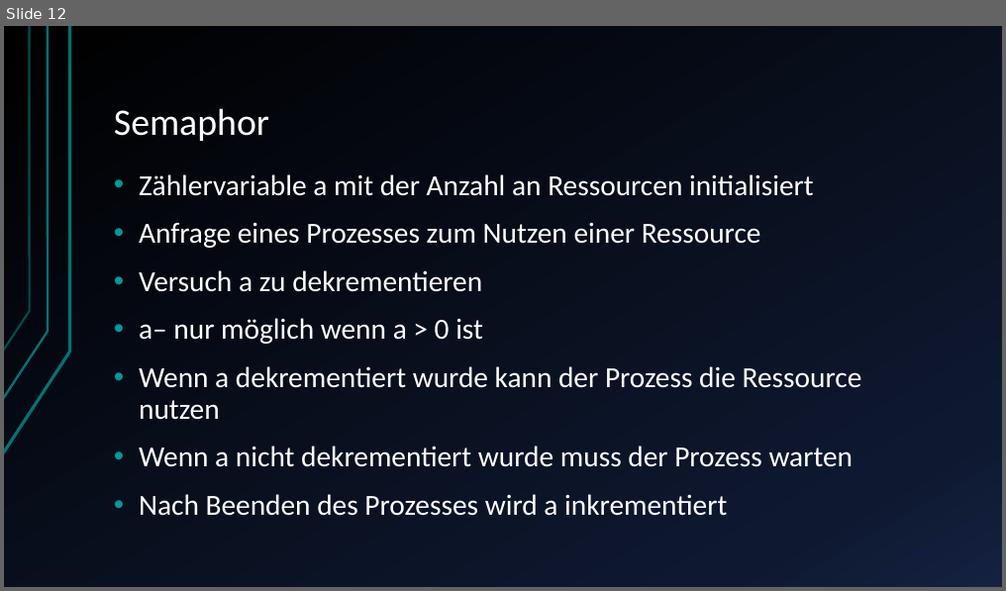
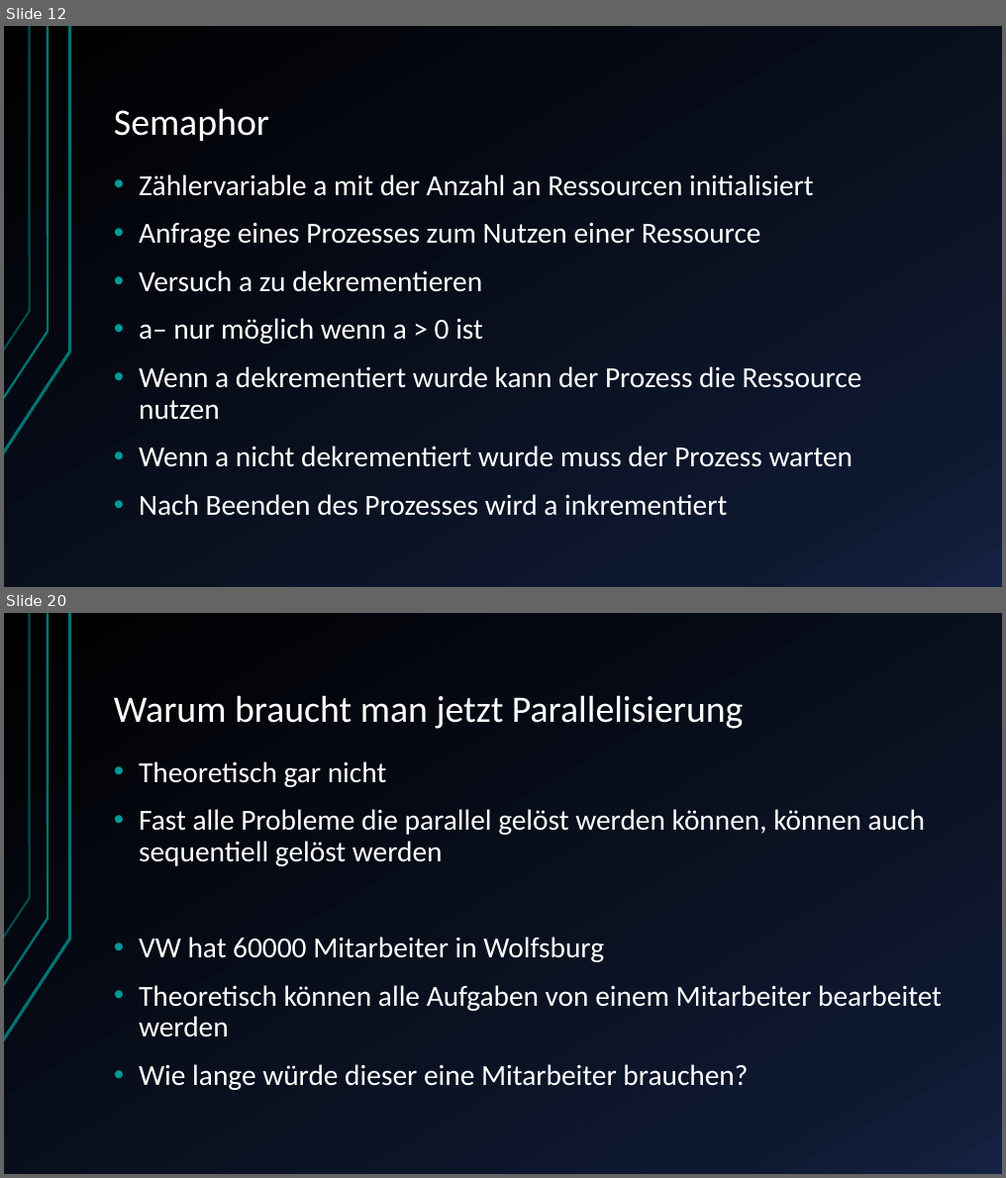
Before and after one commit to JuSteif/Parallelisierung, a slide deck: Ausblick Parallelisierung von Prozessen.pptx. Shown one above the other, each under a label of ours: slide 12 before the commit, slides 12 and 20 after it; the slides between them are not shown. The pictures are 1006x591 and 1006x1178 pixels, drawn with LibreOffice and Linux fonts; fonts in the diff are those of the drawing. Boxes give left, top, right and bottom in pixels: in the first picture for what was removed or moved away, otherwise in the second. Text is boxed around its words. In the diff, an @@ line names an element or a change of style, - is before the commit and + after.

```diff
--- a/Ausblick Parallelisierung von Prozessen.pptx
+++ b/Ausblick Parallelisierung von Prozessen.pptx
@@ slide 20 added at box(4, 613, 1002, 1174), background gradient #000000 to #0F1931 to #142242; not listed: 3 template elements that a slide beside it also shows @@
@@ title added at box(114, 695, 744, 729), 36 pt, text #FFFFFF @@
+Warum braucht man jetzt Parallelisierung
@@ text added at box(139, 761, 942, 1090), 28 pt, text #FFFFFF @@
+• Theoretisch gar nicht
+• Fast alle Probleme die parallel gelöst werden können, können auch sequentiell gelöst werden
+• VW hat 60000 Mitarbeiter in Wolfsburg
+• Theoretisch können alle Aufgaben von einem Mitarbeiter bearbeitet werden
+• Wie lange würde dieser eine Mitarbeiter brauchen?
```
Also in this commit, not shown: 1 slide changed, 19 other slides added, 1 slide removed, 1 other file.
